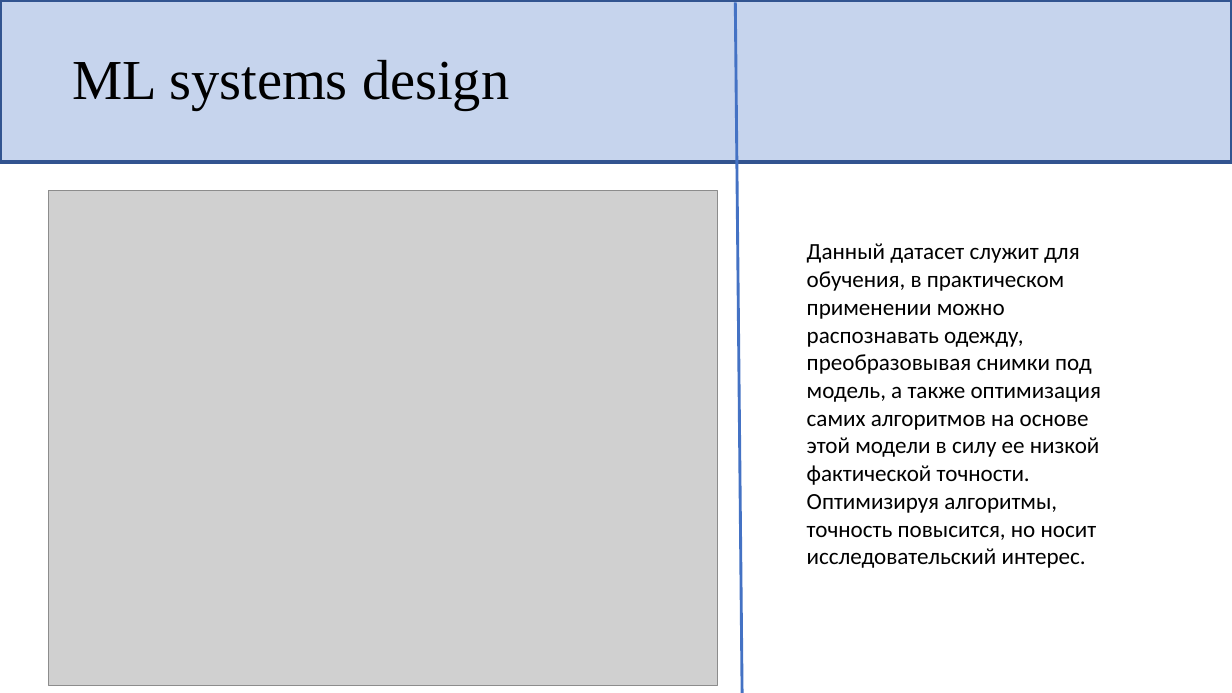
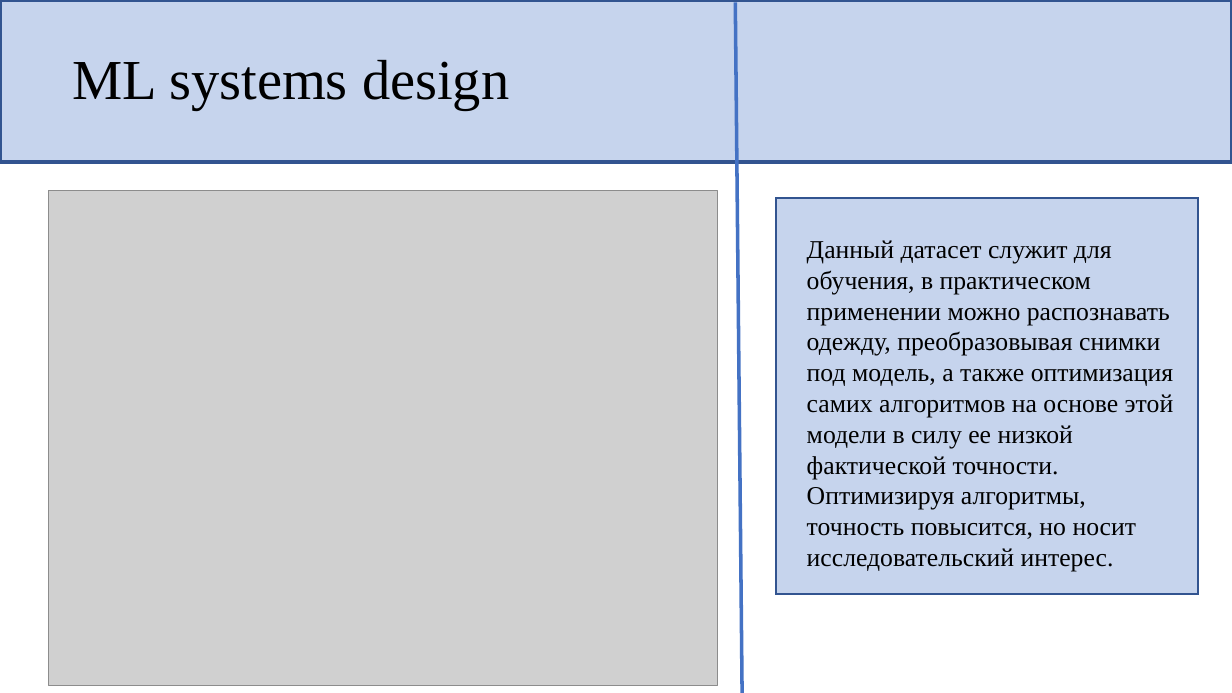
Before and after one commit to G3niy/Labs-FCAI, a slide deck: slide 8 of Curs_Presentation_GrushetskiyGA_M80-114CB-24.pptx. Drawn at 1232x693 pixels with LibreOffice and Linux fonts; fonts in the diff are those of the drawing; grey boxes stand for pictures. Boxes give left, top, right and bottom in pixels: in the first picture for what was removed or moved away, otherwise in the second. Text is boxed around its words. In the diff, an @@ line names an element or a change of style, - is before the commit and + after.

```diff
--- a/Curs_Presentation_GrushetskiyGA_M80-114CB-24.pptx
+++ b/Curs_Presentation_GrushetskiyGA_M80-114CB-24.pptx
@@ rectangle added at (776, 198, 1199, 594), fill #4472C4 at 30% opacity, outline #325491 1 pt @@
@@ text "Данный датасет служит для обучения, ..." at (807, 240, 1174, 572): size 18 to 20 pt, font Calibri to Times New Roman @@
```
Also in this commit, not shown: 3 other slides changed.
